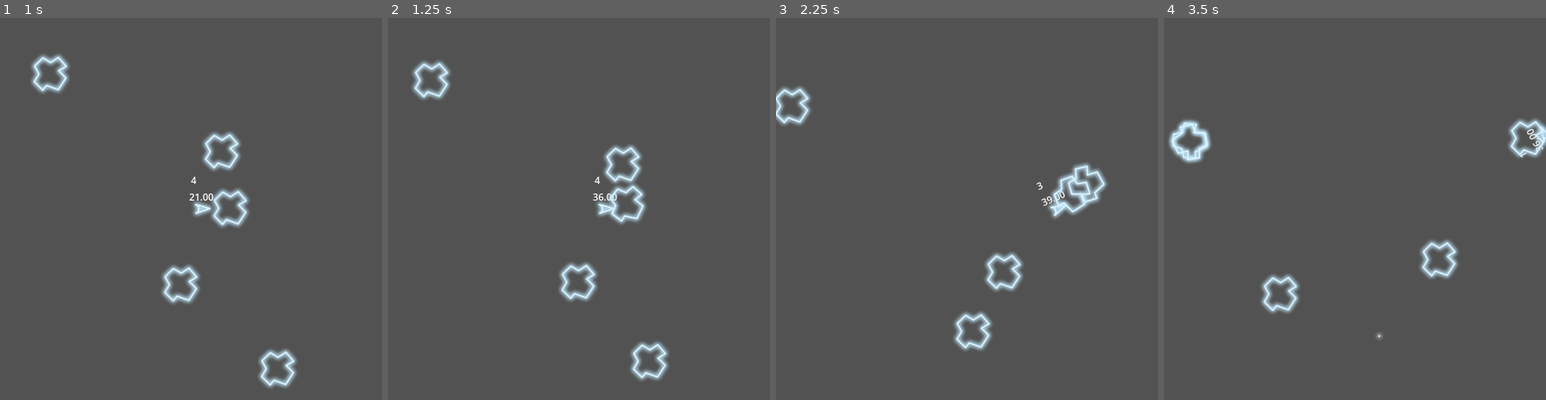
Above: before the commit, frames 1-4 (left to right).
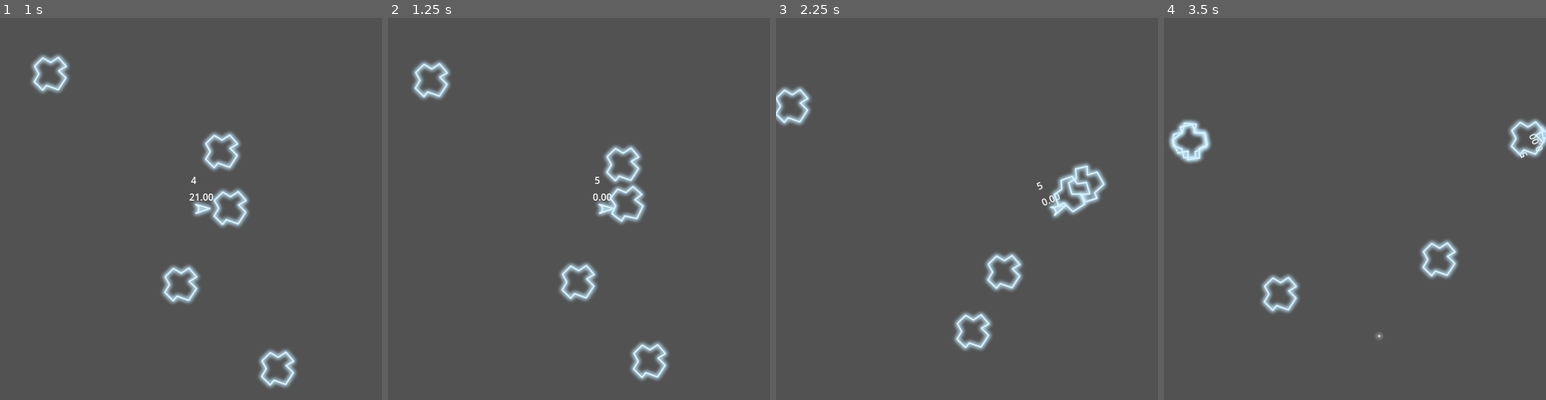
Above: after the commit, the same moments.

Repository: davidward462/asteroids
Game: Godot game, scene res://scenes/main.tscn
Same seed, same stepped clock (60 frames per second), same inputs: the game is played once before the commit and once after it.
Inputs:
- Up to frame 1 (1 s): hold W (accelerate) from 0.53 s (still down); tap Space (shoot) at 0.6 s
- Up to frame 2 (1.25 s): keep holding W (accelerate)
- Up to frame 3 (2.25 s): release W (accelerate) at 1.28 s; tap D (rotate_clockwise) at 1.35 s; tap Space (shoot) at 1.55 s; hold W (accelerate) from 2.03 s (still down); hold A (rotate_counterclockwise) from 2.03 s (still down)
- Up to frame 4 (3.5 s): keep holding W (accelerate); tap Space (shoot) at 2.3, 2.85 s; release A (rotate_counterclockwise) at 2.78 s

Frame 1 is identical in both runs. In frame 2, less than 0.1% of the frame differs, in the area x 53-60%, y 41-48%; in frame 3, less than 0.1%; in frame 4, less than 0.1%.

Commit message:
reduce max regen

Diff:
--- a/scripts/player.gd
+++ b/scripts/player.gd
@@ -5,7 +5,7 @@
 var max_ammo = 5
 var ammo = max_ammo
 var regen = 0
-var max_regen = 60
+var max_regen = 30
 
 # for testing
 @onready var velocity_label: Label = $VelocityLabel
@@ -59,7 +59,6 @@
 
 	# Shoot
 	if Input.is_action_just_pressed("shoot"):
-		print(regen)
 		if ammo > 0:
 			shoot()
 
